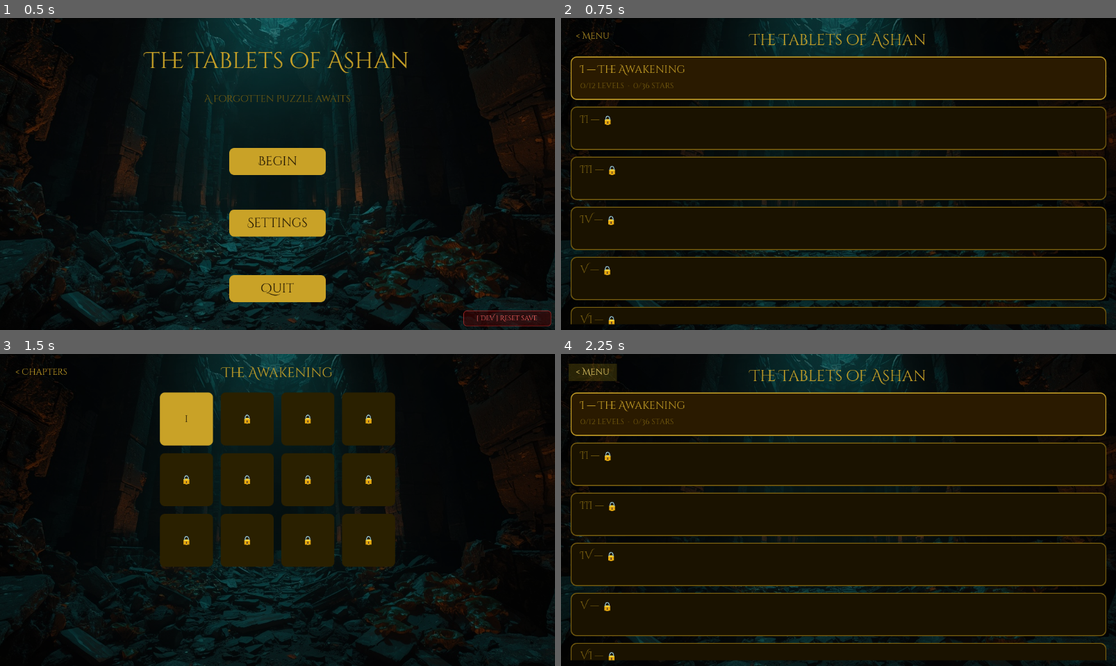
Above: before the commit, frames 1-4 (two rows, left to right).
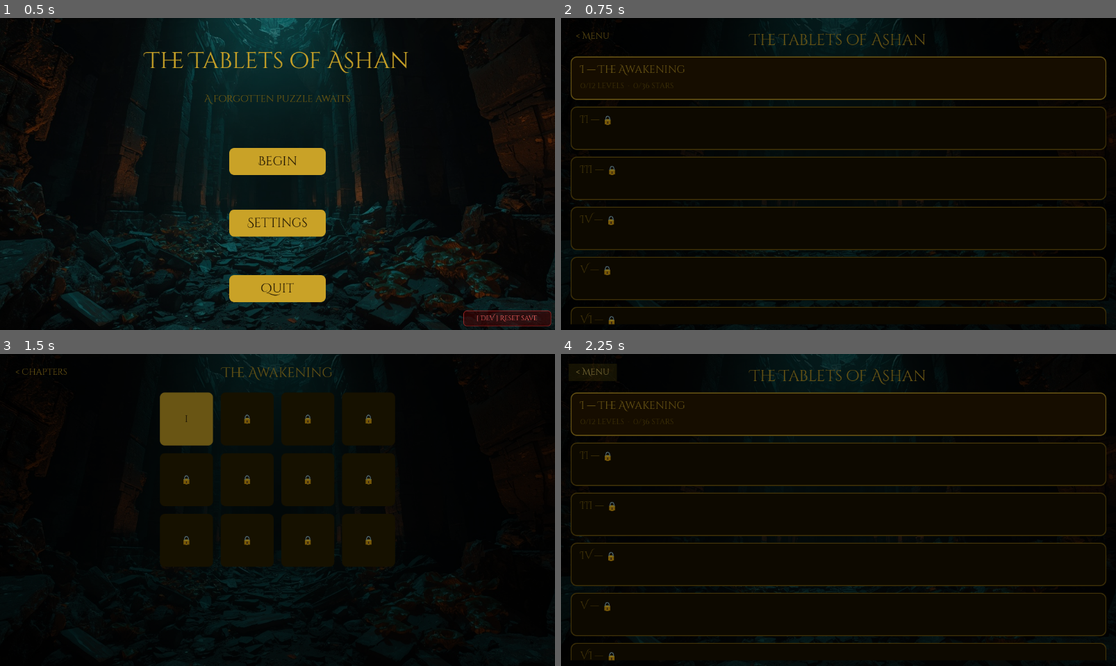
Above: after the commit, the same moments.

Repository: teologoeretico1975/LeTavoleDiAshan
Game: Godot game, scene res://scenes/ui/MainMenu.tscn
The game is run twice, just before and just after one commit, with the same random seed, the same clock (stepped at 60 frames per second) and the same inputs.
Inputs (mouse positions are in pixels of both pictures, inside the frame that each line leads up to):
- Up to frame 1 (0.5 s): no input
- Up to frame 2 (0.75 s): click "Begin" at 0.5 s
- Up to frame 3 (1.5 s): click (277, 413) at 1.25 s
- Up to frame 4 (2.25 s): click "< Chapters" at 2 s

Frame 1 is identical in both runs. In frame 2, 6.1% of the frame differs, in the area x 0-100%, y 0-100%; in frame 3, 3.7%; in frame 4, 6.1%.

Commit message:
Add fade-in from black on LevelSelect and ChapterSelect entry

Diff:
--- a/scripts/ui/ChapterSelect.gd
+++ b/scripts/ui/ChapterSelect.gd
@@ -51,6 +51,7 @@
 	set_anchors_preset(Control.PRESET_FULL_RECT)
 	_setup_header()
 	_build_chapter_list()
+	_fade_in_from_black()
 
 
 func _setup_header() -> void:
@@ -229,3 +230,18 @@
 	var gm: Node = get_node_or_null("/root/GameManager")
 	if gm != null:
 		gm.goto_main_menu()
+
+
+# ---------------------------------------------------------------------------
+# Transizione ingresso
+# ---------------------------------------------------------------------------
+
+func _fade_in_from_black() -> void:
+	var black := ColorRect.new()
+	black.color        = Color(0.0, 0.0, 0.0, 1.0)
+	black.mouse_filter = Control.MOUSE_FILTER_IGNORE
+	black.set_anchors_preset(Control.PRESET_FULL_RECT)
+	add_child(black)
+	var tween := create_tween()
+	tween.tween_property(black, "color:a", 0.0, 0.35)
+	tween.tween_callback(black.queue_free)
--- a/scripts/ui/LevelSelect.gd
+++ b/scripts/ui/LevelSelect.gd
@@ -75,6 +75,8 @@
 	var am: Node = get_node_or_null("/root/AudioManager")
 	if am != null:
 		am.fade_to_chapter(chapter)
+
+	_fade_in_from_black()
 
 
 # ---------------------------------------------------------------------------
@@ -280,3 +282,18 @@
 	if not is_inside_tree():
 		return null
 	return get_node_or_null("/root/SaveManager")
+
+
+# ---------------------------------------------------------------------------
+# Transizione ingresso
+# ---------------------------------------------------------------------------
+
+func _fade_in_from_black() -> void:
+	var black := ColorRect.new()
+	black.color        = Color(0.0, 0.0, 0.0, 1.0)
+	black.mouse_filter = Control.MOUSE_FILTER_IGNORE
+	black.set_anchors_preset(Control.PRESET_FULL_RECT)
+	add_child(black)
+	var tween := create_tween()
+	tween.tween_property(black, "color:a", 0.0, 0.35)
+	tween.tween_callback(black.queue_free)
